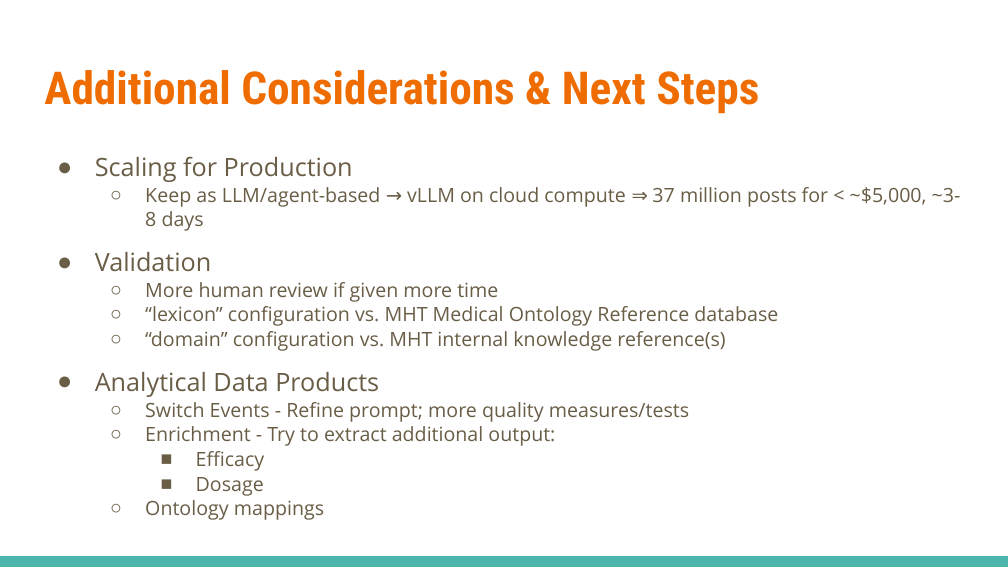
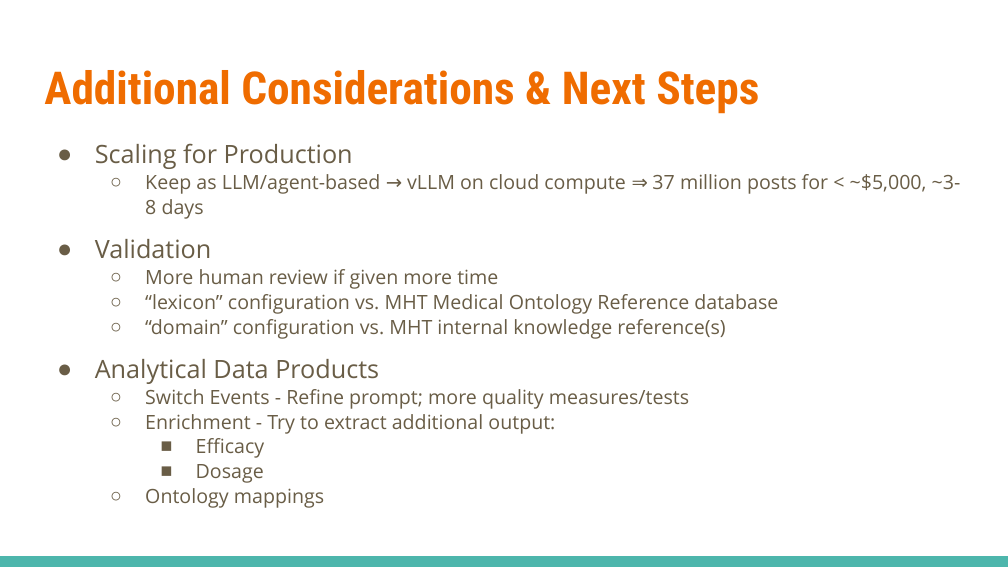
Before and after one commit to javidferguson/mht-cs, a slide deck: slide 20 of docs/MHT - Case Study.pptx (slide 18 before the commit). Drawn at 1008x567 pixels with LibreOffice and Linux fonts; fonts in the diff are those of the drawing. Boxes give left, top, right and bottom in pixels: in the first picture for what was removed or moved away, otherwise in the second. Text is boxed around its words. In the diff, an @@ line names an element or a change of style, - is before the commit and + after.

```diff
--- a/docs/MHT - Case Study.pptx
+++ b/docs/MHT - Case Study.pptx
@@ text "Scaling for Production" moved from (x1=95, y1=156, x2=961, y2=520) to (x1=95, y1=143, x2=961, y2=508) @@
```
Also in this commit, not shown: 2 other slides changed, 3 slides added, 1 other file.
